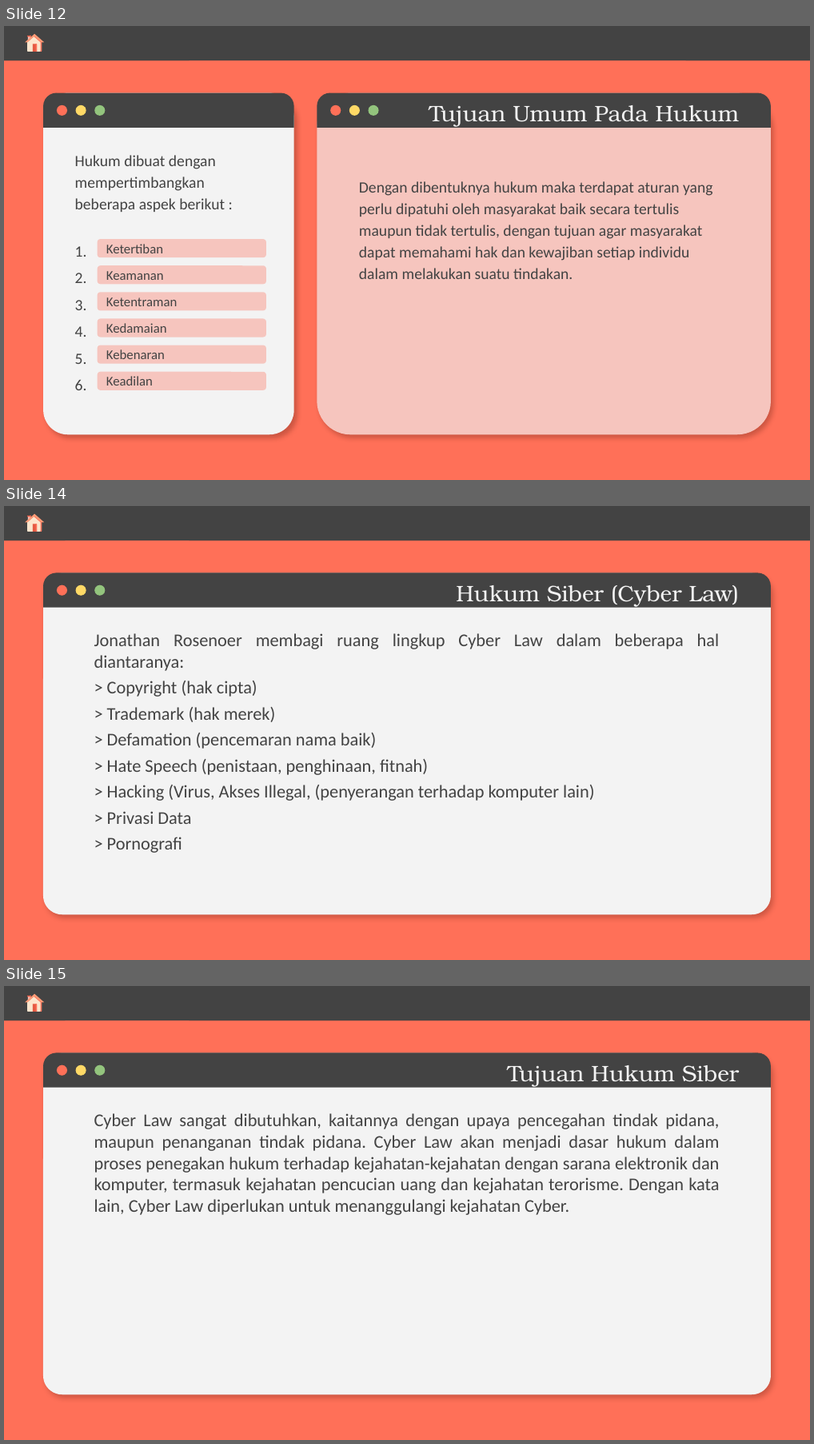
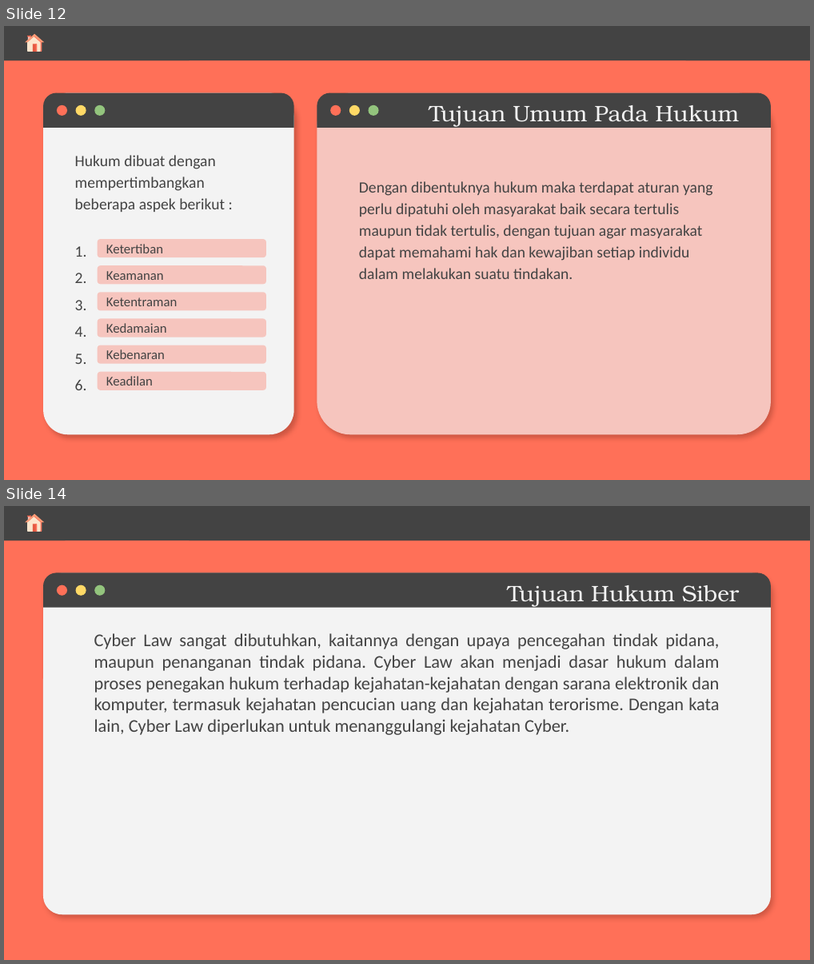
Before and after one commit to farhanalmoza/semester1, a slide deck: Etika & Kompetensi Informatika/UAS/Kelompok.pptx. Shown one above the other, each under a label of ours: slides 12, 14 and 15 before the commit, slides 12 and 14 after it; the slides between them are not shown. The pictures are 814x1444 and 814x964 pixels, drawn with LibreOffice and Linux fonts; fonts in the diff are those of the drawing. Boxes give left, top, right and bottom in pixels: in the first picture for what was removed or moved away, otherwise in the second. Text is boxed around its words. In the diff, an @@ line names an element or a change of style, - is before the commit and + after.

```diff
--- a/Etika & Kompetensi Informatika/UAS/Kelompok.pptx
+++ b/Etika & Kompetensi Informatika/UAS/Kelompok.pptx
@@ slide 14 removed at [4,506,810,960], background #FF7058; not listed: 5 template elements that a slide beside it also shows @@
@@ rectangle removed at [4,506,810,540] @@
@@ rectangle removed at [4,506,66,540] @@
@@ group removed at [25,514,44,532]: 9 freeform shapes @@
@@ rectangle removed at [190,506,314,540] @@
@@ rectangle removed at [314,506,438,540] @@
@@ rectangle removed at [438,506,562,540] @@
@@ rectangle removed at [562,506,686,540] @@
@@ rectangle removed at [686,506,810,540] @@
@@ title removed at [456,585,740,607] @@
-Hukum Siber (Cyber Law)
@@ subtitle removed at [94,633,720,852] @@
-Jonathan Rosenoer membagi ruang lingkup Cyber Law dalam beberapa hal diantaranya:
-> Copyright (hak cipta)
-> Trademark (hak merek)
-> Defamation (pencemaran nama baik)
-> Hate Speech (penistaan, penghinaan, fitnah)
-> Hacking (Virus, Akses Illegal, (penyerangan terhadap komputer lain)
-> Privasi Data
-> Pornografi
@@ what was slide 15 is now slide 14 @@
```
Also in this commit, not shown: 2 slides changed, 15 other files.
